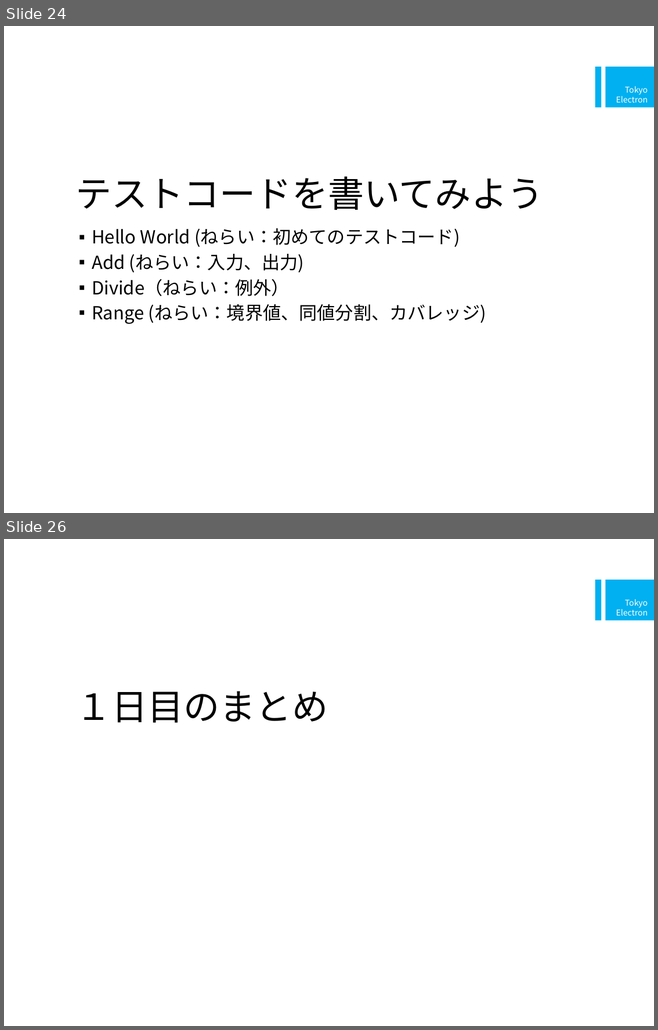
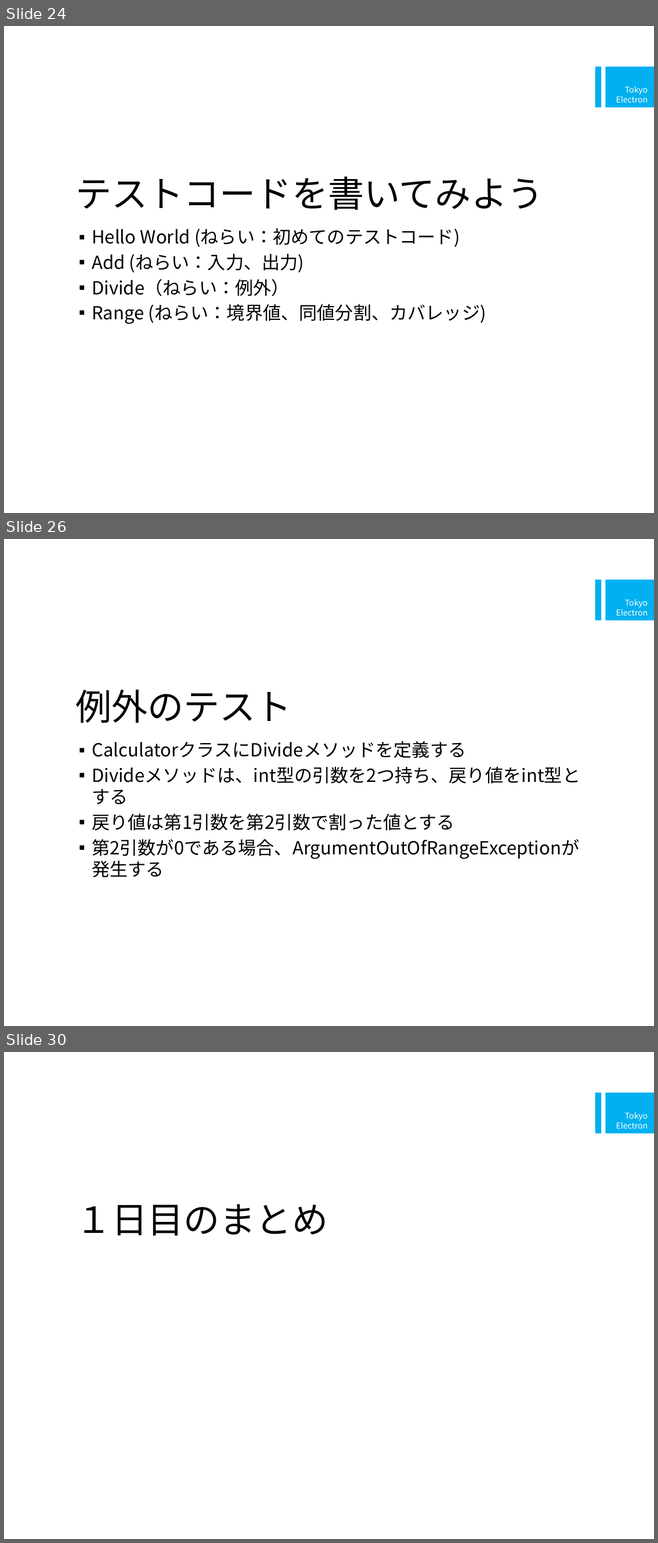
Before and after one commit to a-suzuki/CShrapLecture, a slide deck: doc/テストコードによるC#プログラミング演習.pptx. Shown one above the other, each under a label of ours: slides 24 and 26 before the commit, slides 24, 26 and 30 after it; the slides between them are not shown. The pictures are 658x1030 and 658x1543 pixels, drawn with LibreOffice and Linux fonts; fonts in the diff are those of the drawing. Boxes give left, top, right and bottom in pixels: in the first picture for what was removed or moved away, otherwise in the second. Text is boxed around its words. In the diff, an @@ line names an element or a change of style, - is before the commit and + after.

```diff
--- a/doc/テストコードによるC#プログラミング演習.pptx
+++ b/doc/テストコードによるC#プログラミング演習.pptx
@@ slide 26 added at <box>4,539,654,1026</box>, background #FFFFFF; not listed: 2 template elements that a slide beside it also shows @@
@@ title added at <box>75,689,292,723</box>, 40 pt, text #000000 @@
+例外のテスト
@@ text added at <box>92,741,580,859</box>, 20 pt, text #000000 @@
+▪ CalculatorクラスにDivideメソッドを定義する
+▪ Divideメソッドは、int型の引数を2つ持ち、戻り値をint型とする
+▪ 戻り値は第1引数を第2引数で割った値とする
+▪ 第2引数が0である場合、ArgumentOutOfRangeExceptionが発生する
@@ what was slide 26 is now slide 30 @@
```
Also in this commit, not shown: 6 slides changed, 10 other slides added, 1 slide removed.
